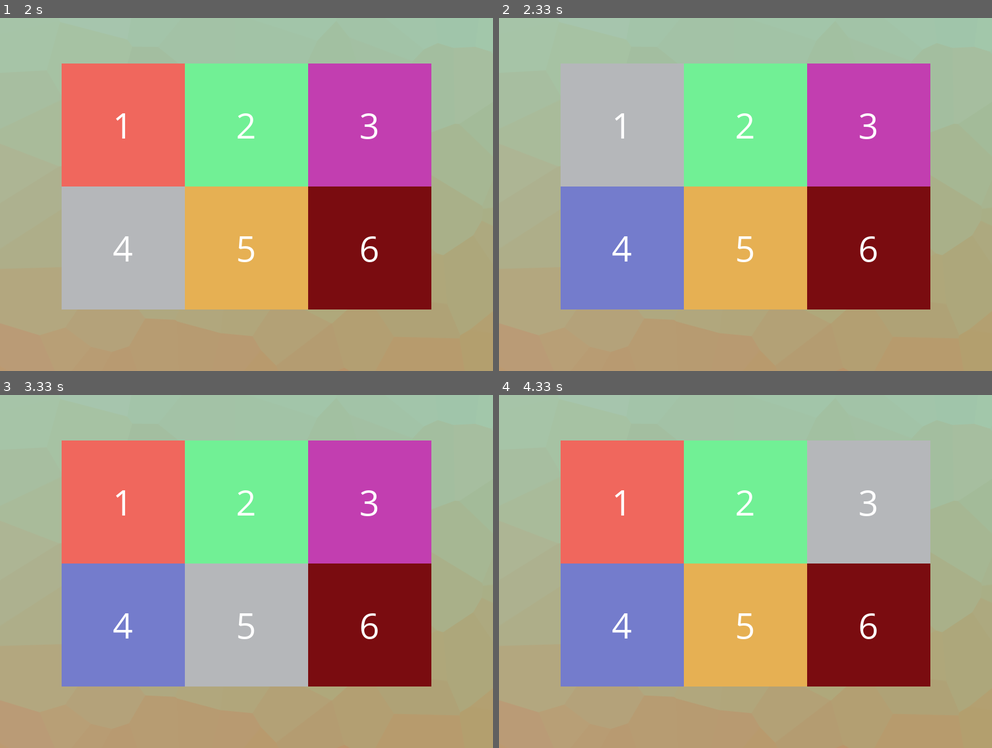
Above: before the commit, frames 1-4 (two rows, left to right).
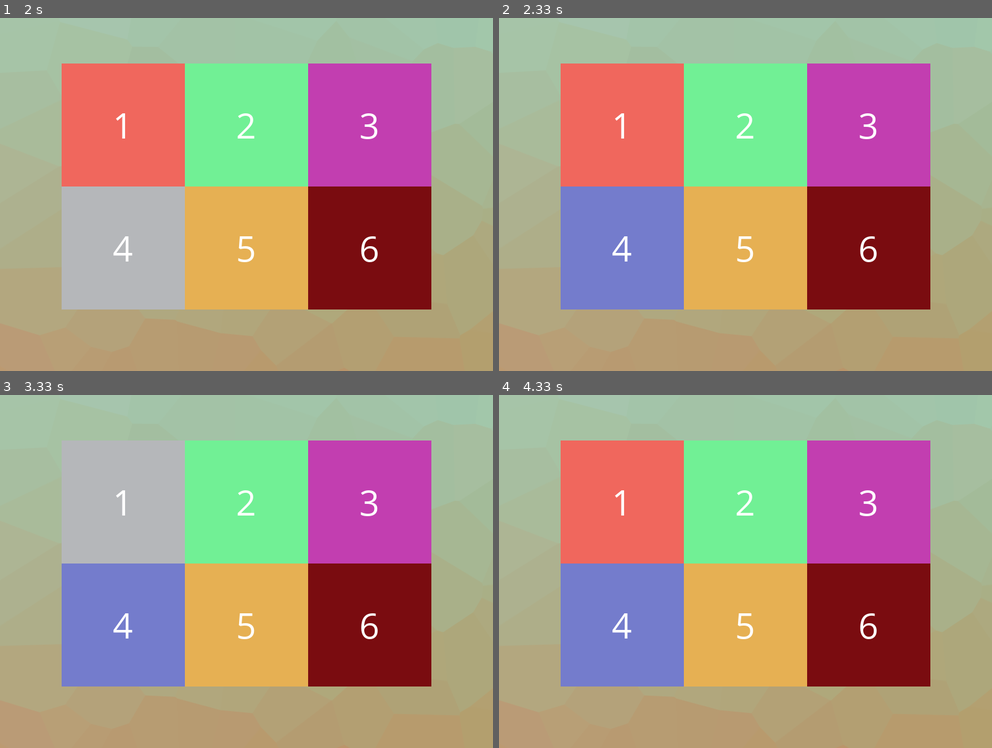
Above: after the commit, the same moments.

Repository: phptuts/pygame-simon-says
Game: pygame game, started from game.py
The game is run twice, just before and just after one commit, with the same random seed, the same clock (stepped at 60 frames per second) and the same inputs.
Inputs:
- Up to frame 1 (2 s): no input
- Up to frame 2 (2.33 s): no input
- Up to frame 3 (3.33 s): no input
- Up to frame 4 (4.33 s): no input

Frame 1 is identical in both runs. In frame 2, 8.7% of the frame differs, in the area x 12-38%, y 12-48%; in frame 3, 17%, in the area x 12-63%, y 12-83%; in frame 4, 8.6%.

Commit message:
Get human selection highlighers working better

Diff:
--- a/game.py
+++ b/game.py
@@ -42,7 +42,7 @@
 
 all_sprites = pygame.sprite.Group()
 sprite_list = []
-simon_says_squares_hightlight = []
+simon_says_squares_highlight = []
 simon_says_remember_choices = []
 number_of_choices = 4
 
@@ -57,11 +57,11 @@
 
 
 def simon_says_squares():
-    simon_says_squares_hightlight.clear()
+    simon_says_squares_highlight.clear()
     simon_says_remember_choices.clear()
     for i in range(0, number_of_choices):
         random_choice = random.randint(1, 6)
-        simon_says_squares_hightlight.append(random_choice)
+        simon_says_squares_highlight.append(random_choice)
         simon_says_remember_choices.append(random_choice)
     print(simon_says_remember_choices)
 
@@ -124,11 +124,16 @@
 previous_choice = -1
 human_move = 1
 previous_choice_human = -1
+un_highlight = False
 
 while running:
 
     # keep loop running at the right speed
     clock.tick(FPS)
+
+    # Has to be above the event types because we want the last square to high light
+    # Because mode is set in the event
+
     # Events
     for event in pygame.event.get():
         # check for closing the window
@@ -150,11 +155,12 @@
                     number_of_choices += 1
                     generate_numbers = True
                     human_move = 1
+                    next_square_time = pygame.time.get_ticks() + 1000
             else:
                 print("incorrect")
                 mode = 'game_over'
 
-    if mode == 'simon_says' and generate_numbers:
+    if mode == 'simon_says' and generate_numbers and next_square_time < pygame.time.get_ticks():
         simon_says_squares()
         generate_numbers = False
         if previous_choice_human > - 1:
@@ -162,20 +168,23 @@
             previous_choice_human = -1
             next_square_time = pygame.time.get_ticks() + 2000
 
-    if len(simon_says_squares_hightlight) == 0 and mode == 'simon_says' and next_square_time < pygame.time.get_ticks():
+    if len(simon_says_squares_highlight) == 0 and mode == 'simon_says' and next_square_time < pygame.time.get_ticks():
         mode = 'human'
         sprite_list[previous_choice].toggle_highlight()
         previous_choice = -1
 
     if mode == 'simon_says' and next_square_time < pygame.time.get_ticks():
 
-        if previous_choice > -1:
+        if previous_choice > -1 and un_highlight:
             sprite_list[previous_choice].toggle_highlight()
-
-        choice = simon_says_squares_hightlight.pop(0)
-        sprite_list[choice - 1].toggle_highlight()
-        previous_choice = choice - 1
-        next_square_time = pygame.time.get_ticks() + 1000
+            next_square_time = pygame.time.get_ticks() + 1000
+            un_highlight = False
+        else:
+            choice = simon_says_squares_highlight.pop(0)
+            sprite_list[choice - 1].toggle_highlight()
+            previous_choice = choice - 1
+            next_square_time = pygame.time.get_ticks() + 1000
+            un_highlight = True
 
     # Update
     all_sprites.update()
